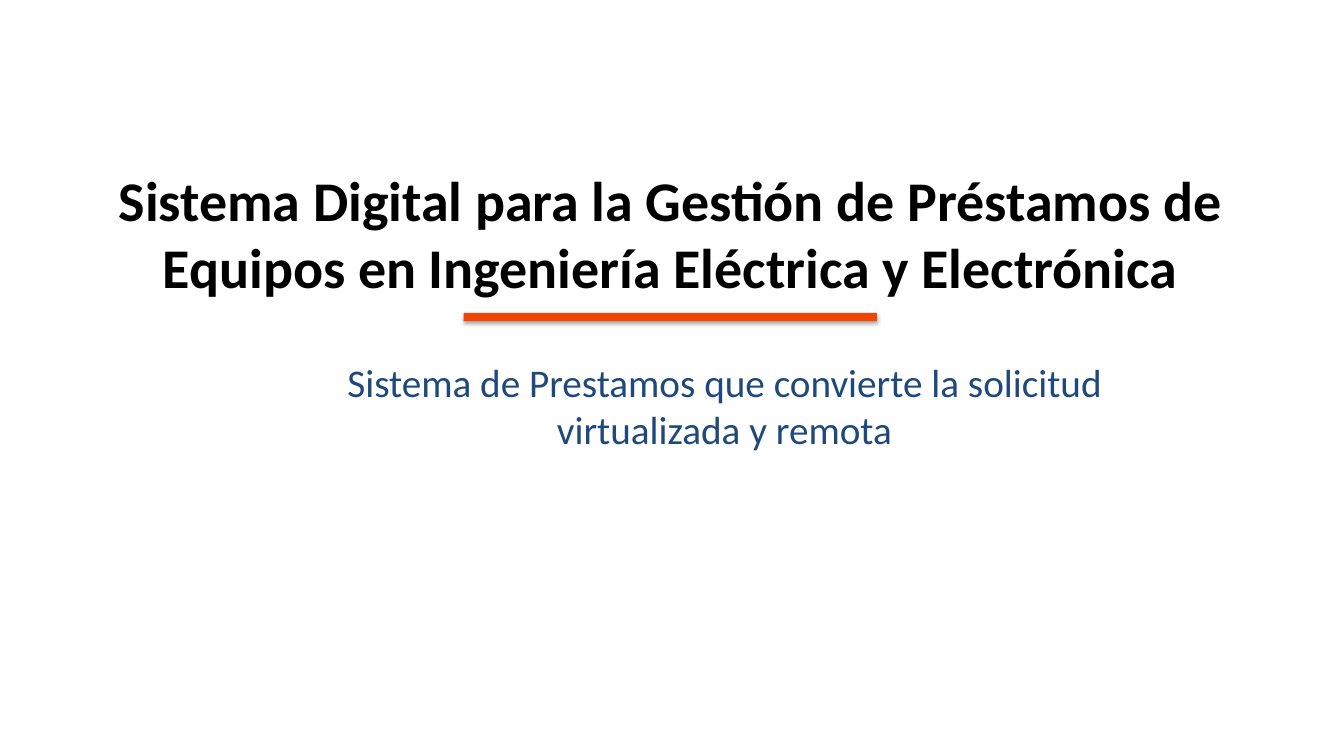
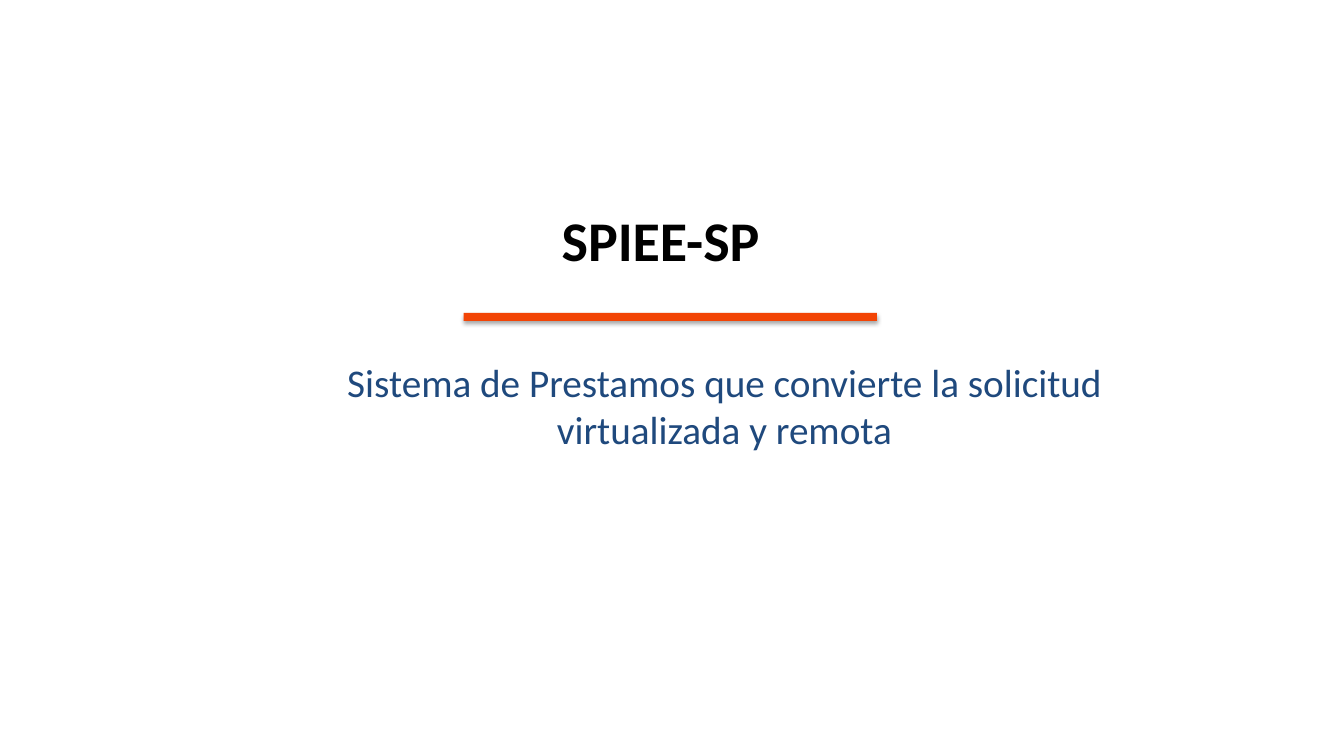
Before and after one commit to franlyrl/PrestamosInventarioIEE, a slide deck: slide 1 of backend/more/SDGPEIEE-SistemaInventario.pptx. Drawn at 1344x756 pixels with LibreOffice and Linux fonts; fonts in the diff are those of the drawing; background and template pictures are left out. Boxes give left, top, right and bottom in pixels: in the first picture for what was removed or moved away, otherwise in the second. Text is boxed around its words. In the diff, an @@ line names an element or a change of style, - is before the commit and + after.

```diff
--- a/backend/more/SDGPEIEE-SistemaInventario.pptx
+++ b/backend/more/SDGPEIEE-SistemaInventario.pptx
@@ text removed at (x1=119, y1=181, x2=1221, y2=298) @@
-Sistema Digital para la Gestión de Préstamos de Equipos en Ingeniería Eléctrica y Electrónica
@@ text added at (x1=562, y1=224, x2=760, y2=262), 40 pt, text #000000, bold @@
+SPIEE-SP
```
Also in this commit, not shown: 2 other slides changed, 5 slides removed, 9 other files.
